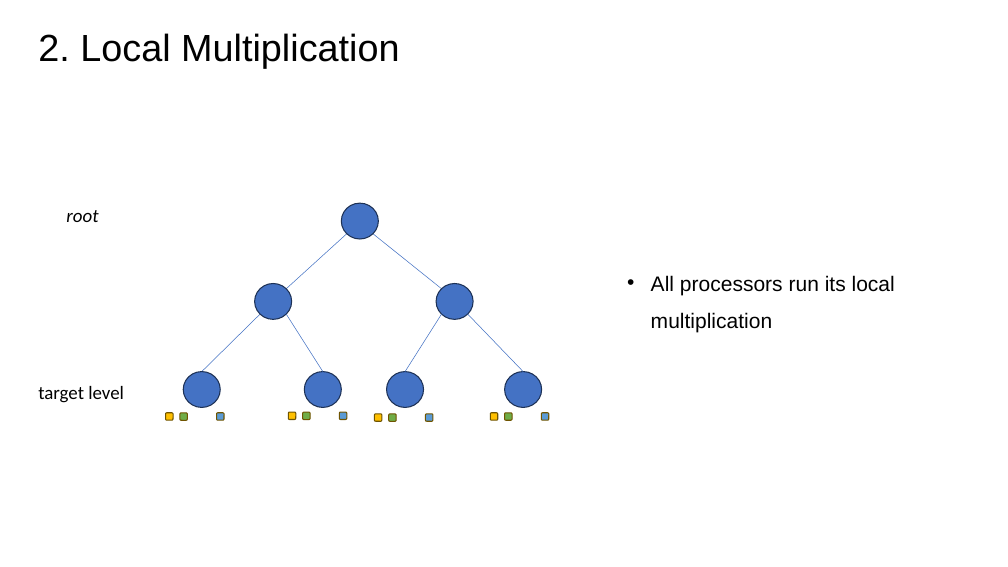
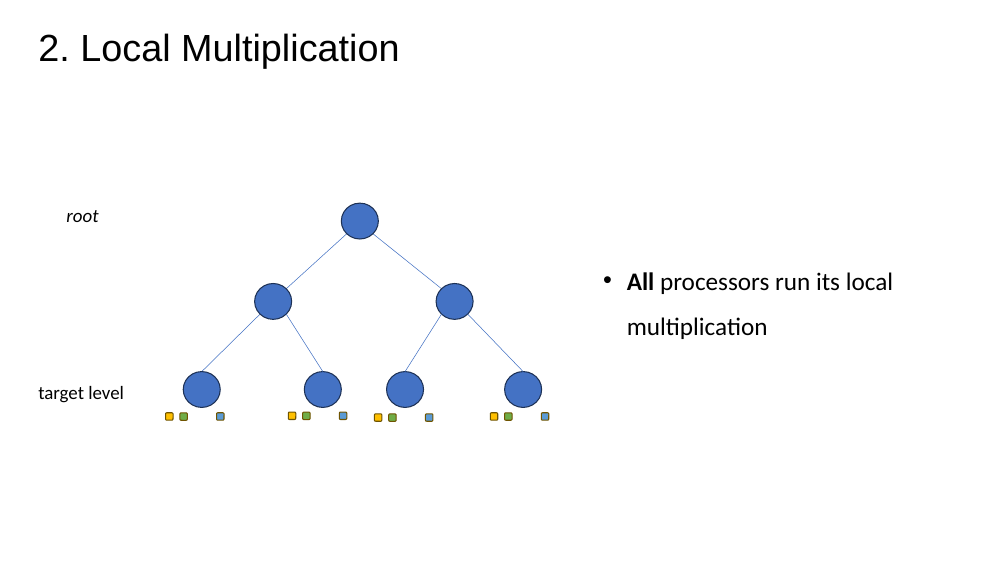
Before and after one commit to zhuliang21/Parallel-Matrix-Multiplication, a slide deck: slide 6 of powerpoint/Pre.pptx. Drawn at 1008x567 pixels with LibreOffice and Linux fonts; fonts in the diff are those of the drawing; background and template pictures are left out. Boxes give left, top, right and bottom in pixels: in the first picture for what was removed or moved away, otherwise in the second. Text is boxed around its words. In the diff, an @@ line names an element or a change of style, - is before the commit and + after.

```diff
--- a/powerpoint/Pre.pptx
+++ b/powerpoint/Pre.pptx
@@ text "All processors run its local ...": place and size @@
-text "All processors run its local ..." at (651, 275, 895, 333)
+text "All processors run its local ..." at (627, 272, 893, 339)
@@ text "All processors run its local ..." at (627, 272, 893, 339): size 20 to 24 pt, font Arial to Calibri; bold on in "All" @@
```
Also in this commit, not shown: 9 other slides changed, 3 slides added, 1 slide removed, 7 other files.
